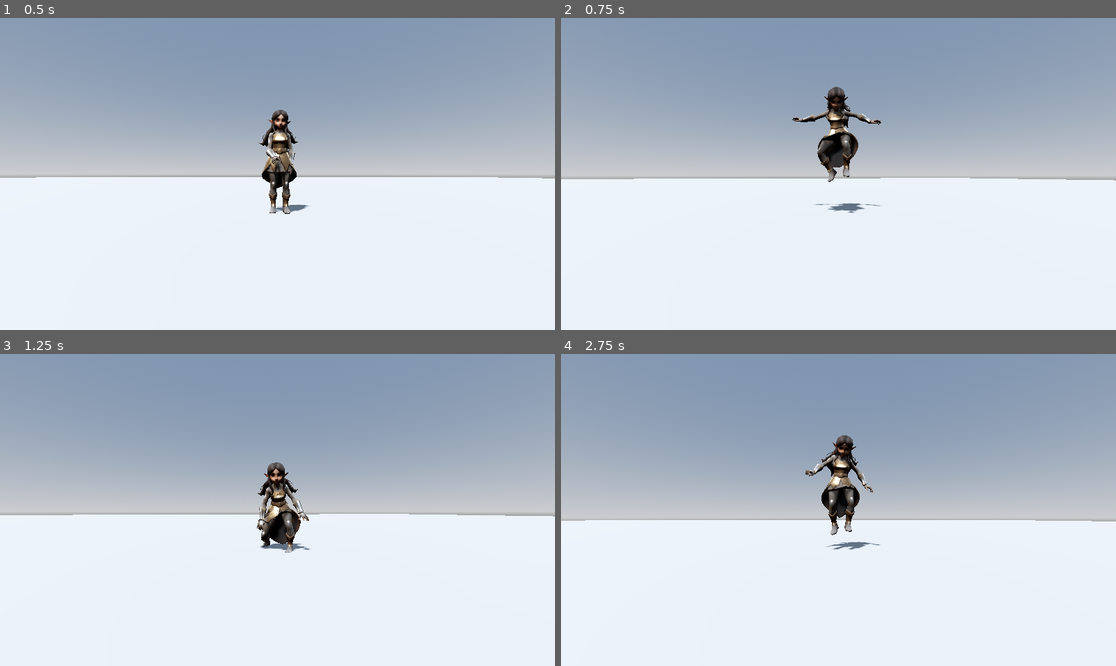
Above: before the commit, frames 1-4 (two rows, left to right).
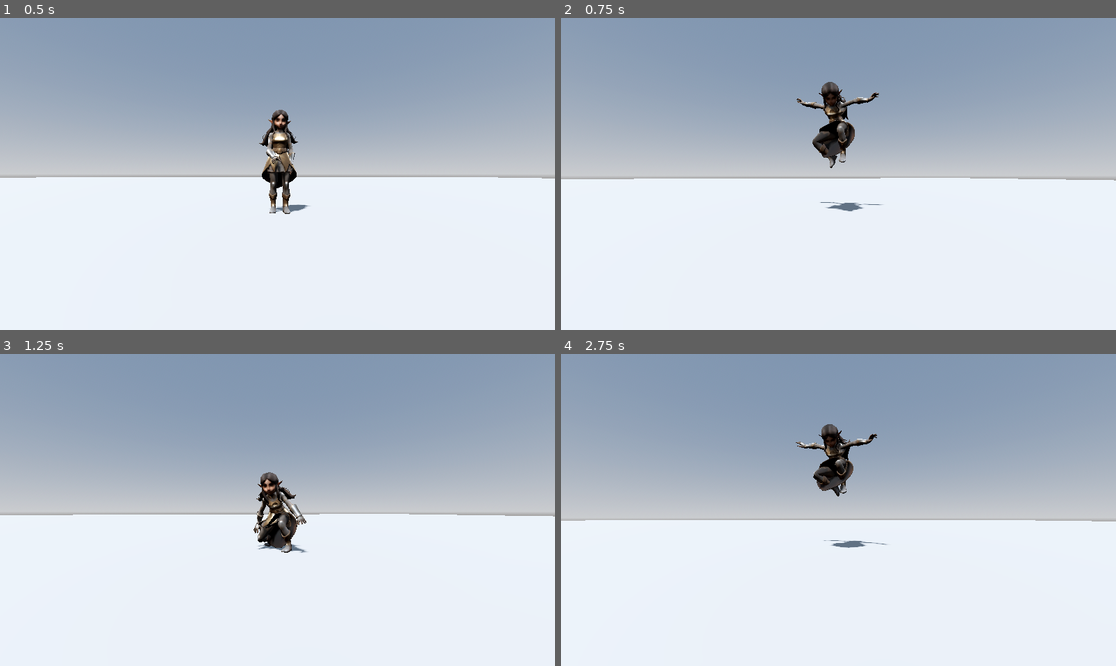
Above: after the commit, the same moments.

Repository: incri/learning_godot
Game: Godot game, scene res://scenes/main.tscn
The game is run twice, just before and just after one commit, with the same random seed, the same clock (stepped at 60 frames per second) and the same inputs.
Inputs (mouse positions are in pixels of both pictures, inside the frame that each line leads up to):
- Up to frame 1 (0.5 s): no input
- Up to frame 2 (0.75 s): tap Enter at 0.5 s; move the mouse to (866, 174) at 0.52 s; hold W (move_forward) from 0.53 s (still down); tap Space (jump) at 0.6 s
- Up to frame 3 (1.25 s): keep holding W (move_forward); tap Space (jump) at 0.77, 1.07 s
- Up to frame 4 (2.75 s): keep holding W (move_forward); move the mouse to (810, 510) at 1.27 s; tap E (dash) at 1.35 s; tap Space (jump) at 1.52, 1.55, 1.82, 2.3 s; move the mouse to (849, 503) at 2.02 s; hold Shift (sprint) from 2.03 s (still down)

Frame 1 is identical in both runs. In frame 2, 1.7% of the frame differs, in the area x 41-59%, y 20-63%; in frame 3, 1.4%; in frame 4, 1.9%, in the area x 42-59%, y 22-63%.

Commit message:
replaced jump time sleep animation on_floor bool animation

Diff:
--- a/scenes/player.tscn
+++ b/scenes/player.tscn
@@ -119,58 +119,58 @@
 player_movements = NodePath("..")
 
 [node name="Skeleton3D" parent="Astrael" index="0"]
-bones/0/position = Vector3(0.0388816, 1.04225, -0.00166813)
-bones/0/rotation = Quaternion(0.0893539, 0.110646, -0.0368958, 0.989147)
-bones/1/rotation = Quaternion(-0.039876, 0.0100143, 0.00342646, 0.999149)
-bones/2/rotation = Quaternion(0.00159776, 0.0196481, 0.00605226, 0.999787)
-bones/3/rotation = Quaternion(0.00159778, 0.019648, 0.00605226, 0.999787)
-bones/4/rotation = Quaternion(0.0101579, -0.0184141, 0.00556214, 0.999763)
-bones/5/rotation = Quaternion(0.101975, -0.0717909, 0.0422694, 0.991292)
-bones/7/rotation = Quaternion(-0.571741, -0.384715, 0.619206, -0.376417)
-bones/8/rotation = Quaternion(0.424058, 0.298548, 0.0554863, 0.853208)
-bones/9/rotation = Quaternion(0.0287687, 0.00134923, 0.314735, 0.948743)
-bones/10/rotation = Quaternion(-0.10464, -0.137029, -0.226165, 0.958709)
-bones/11/rotation = Quaternion(0.216851, 0.0285641, 0.288511, 0.932159)
-bones/12/rotation = Quaternion(-0.017227, 0.00171658, 0.0868543, 0.996071)
+bones/0/position = Vector3(0.0355645, 1.0433, -0.00496604)
+bones/0/rotation = Quaternion(0.0807368, 0.0837278, -0.0344576, 0.992615)
+bones/1/rotation = Quaternion(-0.0403182, 0.0088048, 0.00324112, 0.999143)
+bones/2/rotation = Quaternion(0.000725212, 0.0171631, 0.00556719, 0.999837)
+bones/3/rotation = Quaternion(0.00072521, 0.0171631, 0.00556718, 0.999837)
+bones/4/rotation = Quaternion(0.0079967, -0.0162422, 0.00788264, 0.999805)
+bones/5/rotation = Quaternion(0.0779102, -0.0620415, 0.0496805, 0.993787)
+bones/7/rotation = Quaternion(-0.573082, -0.383336, 0.619528, -0.375254)
+bones/8/rotation = Quaternion(0.42359, 0.295705, 0.0550052, 0.854461)
+bones/9/rotation = Quaternion(0.0275629, 0.00142753, 0.301483, 0.953072)
+bones/10/rotation = Quaternion(-0.0936884, -0.131976, -0.227297, 0.960282)
+bones/11/rotation = Quaternion(0.211619, 0.0282605, 0.280556, 0.935792)
+bones/12/rotation = Quaternion(-0.0170676, 0.00177895, 0.0868584, 0.996073)
 bones/13/rotation = Quaternion(-0.000110105, -0.00179867, 0.0423736, 0.9991)
-bones/15/rotation = Quaternion(0.0393888, 0.00166898, 0.0976399, 0.994441)
-bones/16/rotation = Quaternion(0.124943, 6.55767e-05, -0.0101002, 0.992113)
+bones/15/rotation = Quaternion(0.0499274, 0.00200222, 0.0943803, 0.994281)
+bones/16/rotation = Quaternion(0.135495, 7.36968e-05, -0.0105197, 0.990722)
 bones/17/rotation = Quaternion(-2.01166e-07, -0.000230286, 0.00682703, 0.999977)
-bones/19/rotation = Quaternion(0.0765359, 0.00151152, 0.0423818, 0.996165)
-bones/20/rotation = Quaternion(0.077733, -0.00035743, -0.00212259, 0.996972)
+bones/19/rotation = Quaternion(0.087143, 0.00190788, 0.0429389, 0.995268)
+bones/20/rotation = Quaternion(0.0883402, -0.000392991, -0.00154245, 0.996089)
 bones/21/rotation = Quaternion(-2.79397e-07, 1.48236e-05, 0.00259269, 0.999997)
-bones/23/rotation = Quaternion(0.147454, -0.0261735, 0.02326, 0.988449)
-bones/24/rotation = Quaternion(0.137238, 0.000608181, 0.00541405, 0.990523)
+bones/23/rotation = Quaternion(0.157964, -0.0260187, 0.0238203, 0.986814)
+bones/24/rotation = Quaternion(0.147762, 0.000645469, 0.00582672, 0.989006)
 bones/25/rotation = Quaternion(-3.91155e-08, -9.1619e-05, 0.000159016, 1)
-bones/27/rotation = Quaternion(0.106366, -0.0474589, 0.0111599, 0.993131)
-bones/28/rotation = Quaternion(0.231179, 0.00489242, 0.0253354, 0.972569)
+bones/27/rotation = Quaternion(0.116997, -0.0475284, 0.0119087, 0.991923)
+bones/28/rotation = Quaternion(0.241539, 0.00508917, 0.0257648, 0.970036)
 bones/29/rotation = Quaternion(-1.99024e-06, 0.000154104, -0.00578681, 0.999983)
-bones/31/rotation = Quaternion(0.577926, -0.385254, 0.588522, 0.41379)
-bones/32/rotation = Quaternion(0.35827, -0.157424, -0.439253, 0.808651)
-bones/33/rotation = Quaternion(0.00187203, -0.000673644, -0.239194, 0.97097)
-bones/34/rotation = Quaternion(-0.275521, -0.362602, 0.20952, 0.86528)
-bones/35/rotation = Quaternion(0.15852, -0.336058, -0.270685, 0.888069)
-bones/36/rotation = Quaternion(0.0389112, -0.000333401, -0.0976717, 0.994458)
+bones/31/rotation = Quaternion(0.586857, -0.373372, 0.602825, 0.39089)
+bones/32/rotation = Quaternion(0.36078, -0.163639, -0.401984, 0.825511)
+bones/33/rotation = Quaternion(0.00292632, -0.000532258, -0.33494, 0.942235)
+bones/34/rotation = Quaternion(-0.306661, -0.363292, 0.164013, 0.864337)
+bones/35/rotation = Quaternion(0.236661, -0.410663, -0.282326, 0.83405)
+bones/36/rotation = Quaternion(0.0389647, -0.000261991, -0.0976718, 0.994456)
 bones/37/rotation = Quaternion(-0.000151783, 0.00336485, 0.0270329, 0.999629)
-bones/39/rotation = Quaternion(0.454222, 0.0394625, -0.0466494, 0.888791)
-bones/40/rotation = Quaternion(0.497836, -0.000788027, 0.0388061, 0.866402)
+bones/39/rotation = Quaternion(0.2949, 0.051728, -0.0538604, 0.952606)
+bones/40/rotation = Quaternion(0.347196, -0.000527589, 0.0289087, 0.937347)
 bones/41/rotation = Quaternion(-8.27015e-07, 0.00028339, -0.00854812, 0.999964)
-bones/43/rotation = Quaternion(0.406078, 0.0204642, -0.0666726, 0.911173)
-bones/44/rotation = Quaternion(0.562068, 0.000754127, -0.0104117, 0.827025)
+bones/43/rotation = Quaternion(0.283936, 0.0270862, -0.0590788, 0.956638)
+bones/44/rotation = Quaternion(0.431283, 0.000633121, -0.006049, 0.902196)
 bones/45/rotation = Quaternion(2.30968e-07, 6.09726e-05, -0.0068269, 0.999977)
-bones/47/rotation = Quaternion(0.382548, 0.0701478, -0.0324425, 0.920698)
-bones/48/rotation = Quaternion(0.511501, -0.00274531, -0.0336647, 0.858619)
+bones/47/rotation = Quaternion(0.22023, 0.0702518, -0.0087718, 0.972875)
+bones/48/rotation = Quaternion(0.430553, -0.00229199, -0.0280915, 0.902125)
 bones/49/rotation = Quaternion(-2.83122e-07, -0.000203302, -0.00474721, 0.999989)
-bones/51/rotation = Quaternion(0.269441, 0.07583, -0.0441526, 0.959011)
-bones/52/rotation = Quaternion(0.427645, -0.00995593, -0.0566944, 0.902112)
+bones/51/rotation = Quaternion(0.0792234, 0.0743307, -0.0100543, 0.994031)
+bones/52/rotation = Quaternion(0.387384, -0.0090454, -0.0533537, 0.920329)
 bones/53/rotation = Quaternion(-2.37674e-06, -0.000517845, 0.000729566, 1)
-bones/55/rotation = Quaternion(0.095071, 0.201368, 0.974841, 0.00983969)
-bones/56/rotation = Quaternion(-0.188239, 0.000576059, 0.0223606, 0.981869)
-bones/57/rotation = Quaternion(0.539821, 0.131634, 0.00338405, 0.831417)
+bones/55/rotation = Quaternion(0.0938671, 0.190155, 0.977242, 0.00538908)
+bones/56/rotation = Quaternion(-0.185743, 0.000423003, 0.0225023, 0.982341)
+bones/57/rotation = Quaternion(0.540267, 0.106248, 0.0109679, 0.834687)
 bones/58/rotation = Quaternion(0.303865, -0.12755, 0.0412123, 0.943238)
-bones/60/rotation = Quaternion(0.00414789, 0.106385, 0.993894, -0.0289788)
-bones/61/rotation = Quaternion(-0.0900099, 0.000728694, -0.0266395, 0.995584)
-bones/62/rotation = Quaternion(0.51802, 0.123306, -0.0700605, 0.84353)
+bones/60/rotation = Quaternion(0.00458387, 0.0989901, 0.994624, -0.0300602)
+bones/61/rotation = Quaternion(-0.0814668, 0.000659355, -0.026994, 0.99631)
+bones/62/rotation = Quaternion(0.512024, 0.0980688, -0.0605254, 0.851206)
 bones/63/rotation = Quaternion(0.308675, 0.13213, -0.0428071, 0.940972)
 
 [node name="AnimationPlayer" parent="Astrael" index="1"]
--- a/scripts/player_animation.gd
+++ b/scripts/player_animation.gd
@@ -36,14 +36,11 @@
 			locojump_blend = 1.0
 			if target_blend > 0.6 or target_blend < -0.6:
 				jumpmotion_blend = 1.0
-				jump_timer = 0.5
 			else:
 				jumpmotion_blend = 0.0
 			animationTree.set(locojumpBlendPath, locojump_blend)
 			animationTree.set(jumpmotionBlendPath, jumpmotion_blend)
-		if jump_timer > 0:
-			jump_timer -= _delta
-		else:
+		if player_movements.is_on_floor():
 			if locojump_blend > 0:
 				locojump_blend = lerp(locojump_blend, 0.0, blend_speed * _delta)
 				animationTree.set(locojumpBlendPath, locojump_blend)
